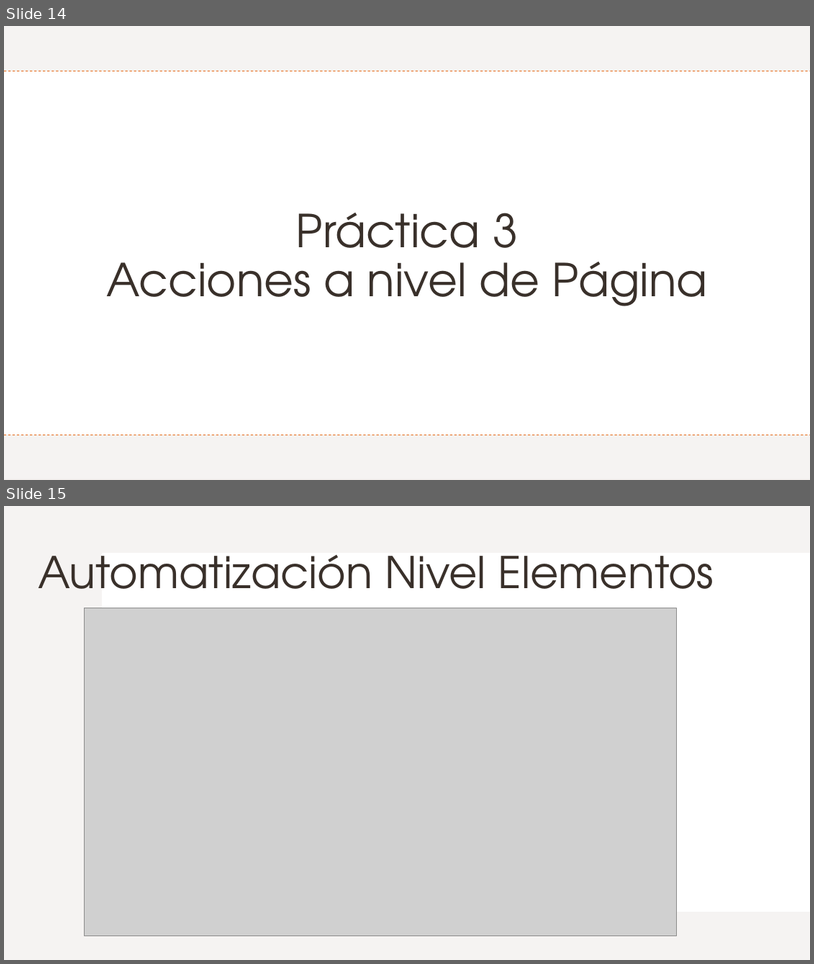
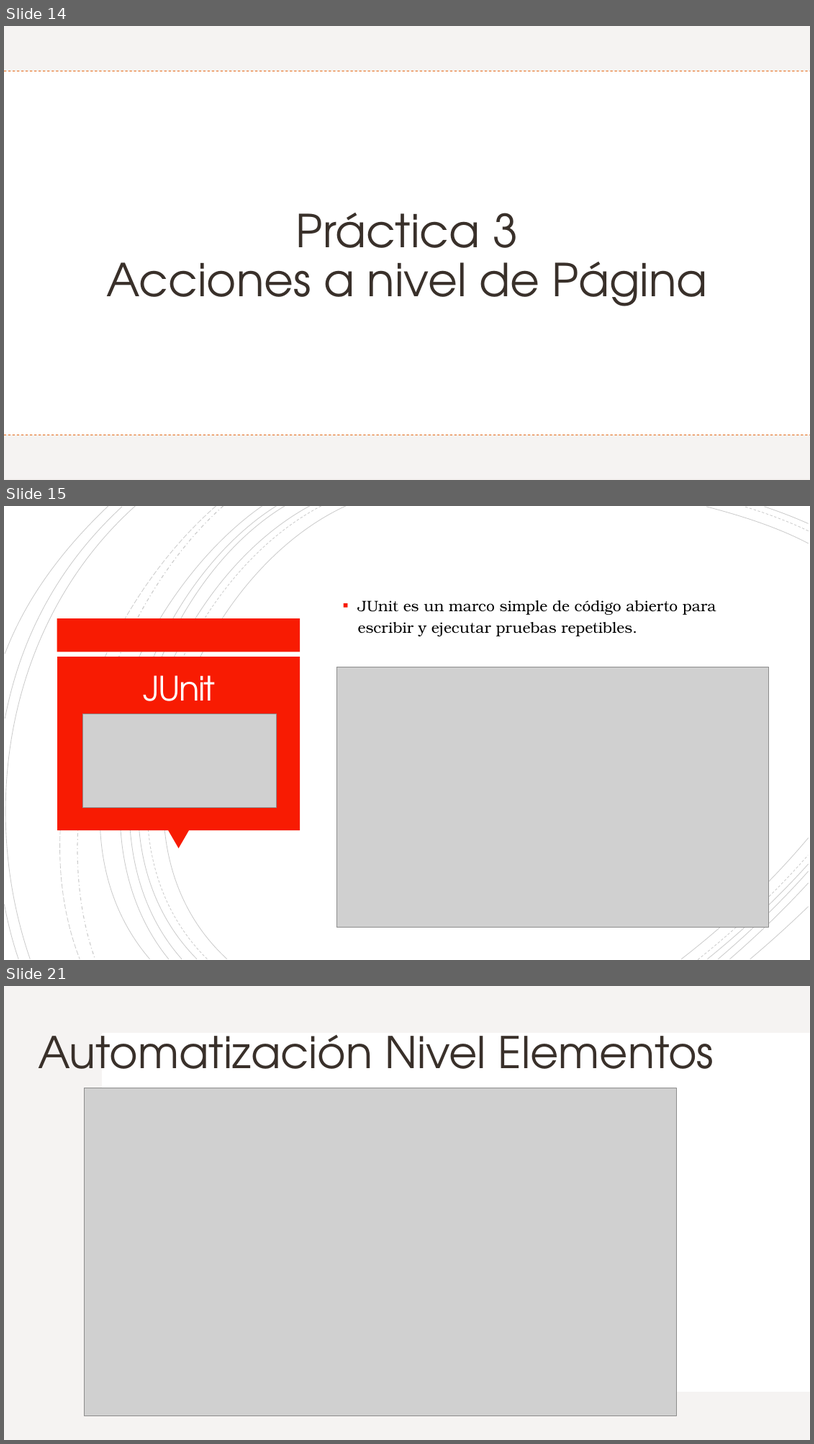
Before and after one commit to Charris1904/automation-qa-sessions, a slide deck: files/4. Selenium.pptx. Shown one above the other, each under a label of ours: slides 14 and 15 before the commit, slides 14, 15 and 21 after it; the slides between them are not shown. The pictures are 814x964 and 814x1444 pixels, drawn with LibreOffice and Linux fonts; fonts in the diff are those of the drawing; grey boxes stand for pictures. Boxes give left, top, right and bottom in pixels: in the first picture for what was removed or moved away, otherwise in the second. Text is boxed around its words. In the diff, an @@ line names an element or a change of style, - is before the commit and + after.

```diff
--- a/files/4. Selenium.pptx
+++ b/files/4. Selenium.pptx
@@ slide 15 added at (x1=4, y1=506, x2=810, y2=960), background #FFFFFF @@
@@ group added at (x1=4, y1=506, x2=809, y2=960): 21 freeform shapes @@
@@ text added at (x1=358, y1=600, x2=717, y2=636), 18 pt, text #000000 @@
+▪ JUnit es un marco simple de código abierto para escribir y ejecutar pruebas repetibles.
@@ rectangle added at (x1=57, y1=618, x2=301, y2=651), fill #F81B02 @@
@@ rectangle added at (x1=57, y1=656, x2=300, y2=830), fill #F81B02 @@
@@ title added at (x1=144, y1=675, x2=216, y2=716), 40 pt, text #FFFEFF @@
+JUnit
@@ picture added at (x1=337, y1=667, x2=769, y2=927) @@
@@ picture added at (x1=82, y1=714, x2=276, y2=807) @@
@@ triangle added at (x1=168, y1=830, x2=189, y2=849), fill #F81B02 @@
@@ what was slide 15 is now slide 21 @@
```
Also in this commit, not shown: 1 slide changed, 5 other slides added.
